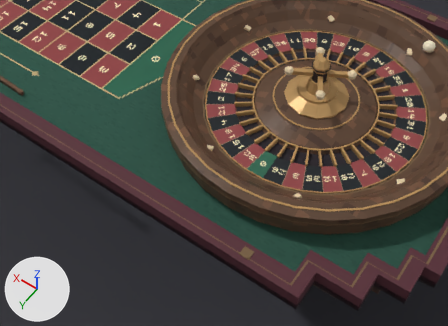
The Blender file Yharnam-Casino/art/gaming-floor/roulette.blend, before and after one commit.
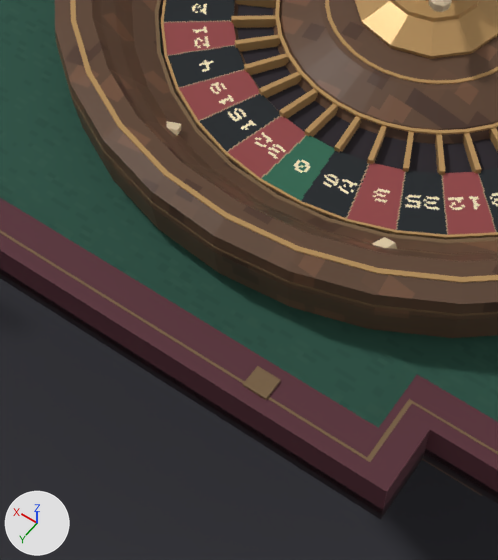
There are two pictures of each version: one from a 50 mm camera at (-1.855, 1.825, 2.935) aimed at (-0.942, 0.546, 0.925), one close up on the part from 31% to 77% of the width and 29% to 100% of the height. Lighting does not change. The marker at lower left points along +X, +Y and +Z. The last two pictures show the newer version.

Names of what the first close-up shows: 'Apron | ebonised lip', 'Bowl | ball track inner lip', 'Bowl | polished rim', 'Bowl | turned walnut race', 'Felt | betting layout', 'Rail | oxblood leather', 'Rail | single line of brass', 'Rotor | 37 brass pocket dividers', 'Rotor | pocket bed', 'Rotor | single-zero number ring', 'Rotor | spindle pedestal', 'Studio ground' and 8 more.
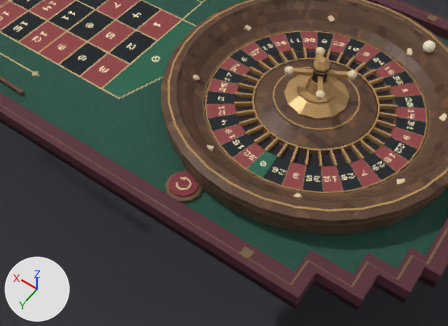
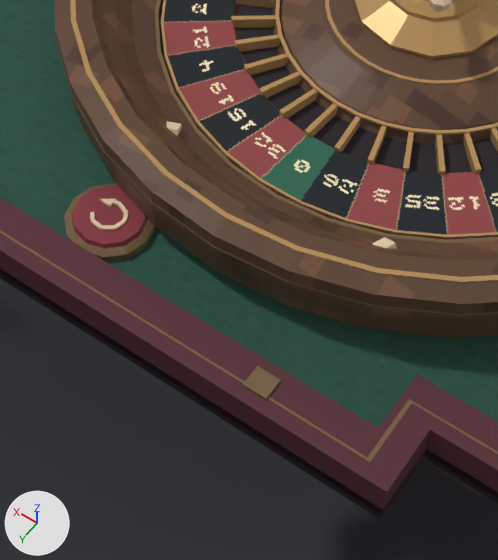
What differs and where, as boxes (x1, y1, x2, y2) in the close-ups (498 x 560 px):
'Reset | enamel cap', added (brown): after (72, 186, 147, 249)
'Reset | brass collar', added (brown): after (64, 183, 156, 262)
'Reset | arrow head', added: after (100, 198, 116, 207)
'Reset | arrow.002', added: after (101, 225, 115, 230)
'Reset | arrow.003', added: after (114, 220, 126, 229)
'Reset | arrow.001', added: after (91, 219, 101, 229)
'Reset | arrow.005', added: after (118, 202, 128, 213)
'Reset | arrow.004', added: after (122, 212, 128, 222)
'Reset | arrow', added: after (90, 212, 95, 221)
'Reset | arrow.006', added: after (113, 200, 120, 206)

Edits to the bpy script that builds the scene:
```text
Add me_reset___arrow_head:
    me_reset___arrow_head.from_pydata([(0.009, -0.031, 0.0285), (0.031, -0.014, 0.0285), (0.008, -0.013, 0.0285), (0.009, -0.031, 0.033), (0.031, -0.014, 0.033), (0.008, -0.013, 0.033)], [], [(0, 1, 4, 3), (1, 2, 5, 4), (2, 0, 3, 5), (2, 1, 0), (3, 4, 5)])
    me_reset___arrow_head.materials.append(mat_ivory_inlay)  # beige #e1cda9
Add ob_reset___arrow_head:
    ob_reset___arrow_head = bpy.data.objects.new('Reset | arrow head', me_reset___arrow_head)
    ob_reset___arrow_head.parent = ob_reset___brass_collar
    ob_reset___arrow_head.location = (0.0, 0.0, 0.0)
Add ob_reset___brass_collar:
    ob_reset___brass_collar = bpy.data.objects.new('Reset | brass collar', me_reset___brass_collar)  # 36 vertices, 26 faces; spans x -0.078..0.078, y -0.078..0.078, z 0.0..0.02; in mat_oxidised_brass (brown #796247)
    ob_reset___brass_collar.location = (-0.85, 0.7, 0.852)
Add ob_reset___arrow_006:
    ob_reset___arrow_006 = bpy.data.objects.new('Reset | arrow.006', me_cube_035)  # a box spanning x -0.0035..0.0035, y -0.002..0.002, z -0.0087..0.0087; in mat_ivory_inlay (beige #e1cda9)
    ob_reset___arrow_006.parent = ob_reset___brass_collar
    ob_reset___arrow_006.location = (0.0075, -0.025, 0.03)
    ob_reset___arrow_006.rotation_euler = (1.571, 0.0, 1.802)  # degrees (90, 0, 103)
Add ob_reset___arrow_005:
    ob_reset___arrow_005 = bpy.data.objects.new('Reset | arrow.005', me_cube_034)  # a box spanning x -0.0035..0.0035, y -0.002..0.002, z -0.0112..0.0112; in mat_ivory_inlay (beige #e1cda9)
    ob_reset___arrow_005.parent = ob_reset___brass_collar
    ob_reset___arrow_005.location = (-0.0115, -0.023, 0.03)
    ob_reset___arrow_005.rotation_euler = (1.571, 0.0, 1.207)  # degrees (90, 0, 69)
Add ob_reset___arrow_004:
    ob_reset___arrow_004 = bpy.data.objects.new('Reset | arrow.004', me_cube_033)  # a box spanning x -0.0035..0.0035, y -0.002..0.002, z -0.0089..0.0089; in mat_ivory_inlay (beige #e1cda9)
    ob_reset___arrow_004.parent = ob_reset___brass_collar
    ob_reset___arrow_004.location = (-0.026, -0.011, 0.03)
    ob_reset___arrow_004.rotation_euler = (1.571, 0.0, 0.464)  # degrees (90, 0, 27)
Add ob_reset___arrow_003:
    ob_reset___arrow_003 = bpy.data.objects.new('Reset | arrow.003', me_cube_032_1)  # a box spanning x -0.0035..0.0035, y -0.002..0.002, z -0.0103..0.0103; in mat_ivory_inlay (beige #e1cda9)
    ob_reset___arrow_003.parent = ob_reset___brass_collar
    ob_reset___arrow_003.location = (-0.0275, 0.007, 0.03)
    ob_reset___arrow_003.rotation_euler = (1.571, 0.0, -0.245)  # degrees (90, 0, -14)
Add ob_reset___arrow_002:
    ob_reset___arrow_002 = bpy.data.objects.new('Reset | arrow.002', me_cube_031)  # a box spanning x -0.0035..0.0035, y -0.002..0.002, z -0.0111..0.0111; in mat_ivory_inlay (beige #e1cda9)
    ob_reset___arrow_002.parent = ob_reset___brass_collar
    ob_reset___arrow_002.location = (-0.016, 0.0235, 0.03)
    ob_reset___arrow_002.rotation_euler = (1.571, 0.0, -0.945)  # degrees (90, 0, -54)
Add ob_reset___arrow_001:
    ob_reset___arrow_001 = bpy.data.objects.new('Reset | arrow.001', me_cube_030)  # a box spanning x -0.0035..0.0035, y -0.002..0.002, z -0.0106..0.0106; in mat_ivory_inlay (beige #e1cda9)
    ob_reset___arrow_001.parent = ob_reset___brass_collar
    ob_reset___arrow_001.location = (0.0035, 0.0285, 0.03)
    ob_reset___arrow_001.rotation_euler = (1.571, 0.0, -1.713)  # degrees (90, 0, -98)
Add ob_reset___arrow:
    ob_reset___arrow = bpy.data.objects.new('Reset | arrow', me_cube_029_1)  # a box spanning x -0.0035..0.0035, y -0.002..0.002, z -0.0085..0.0085; in mat_ivory_inlay (beige #e1cda9)
    ob_reset___arrow.parent = ob_reset___brass_collar
    ob_reset___arrow.location = (0.0195, 0.0205, 0.03)
    ob_reset___arrow.rotation_euler = (1.571, 0.0, -2.439)  # degrees (90, 0, -140)
Add ob_reset___enamel_cap:
    ob_reset___enamel_cap = bpy.data.objects.new('Reset | enamel cap', me_reset___enamel_cap)  # a 12-sided cut cone along z (radius 0.065 at the low end, 0.061 at the high end) spanning x -0.065..0.065, y -0.065..0.065, z 0.019..0.028; in mat_oxblood_enamel (brown #883f46)
    ob_reset___enamel_cap.parent = ob_reset___brass_collar
    ob_reset___enamel_cap.location = (0.0, 0.0, 0.0)
```
